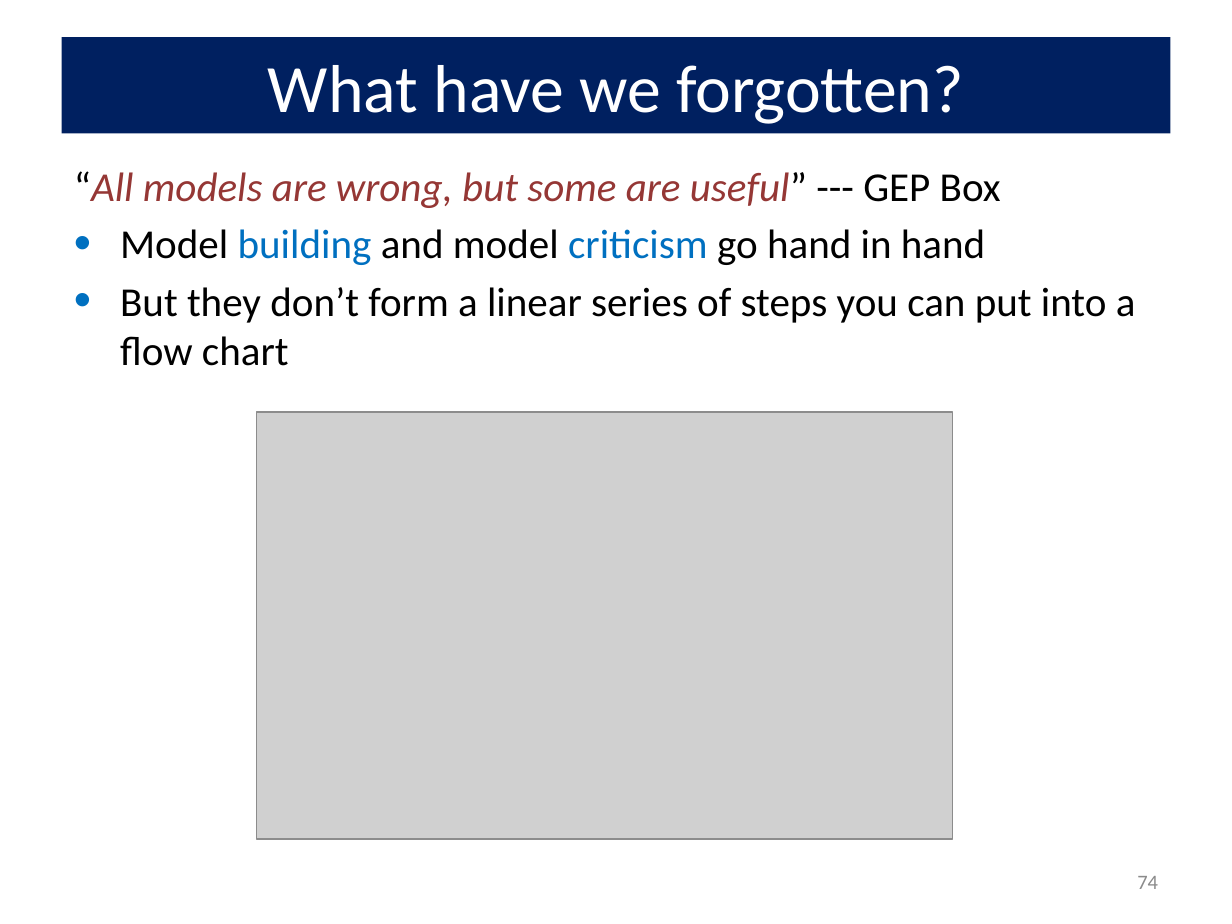
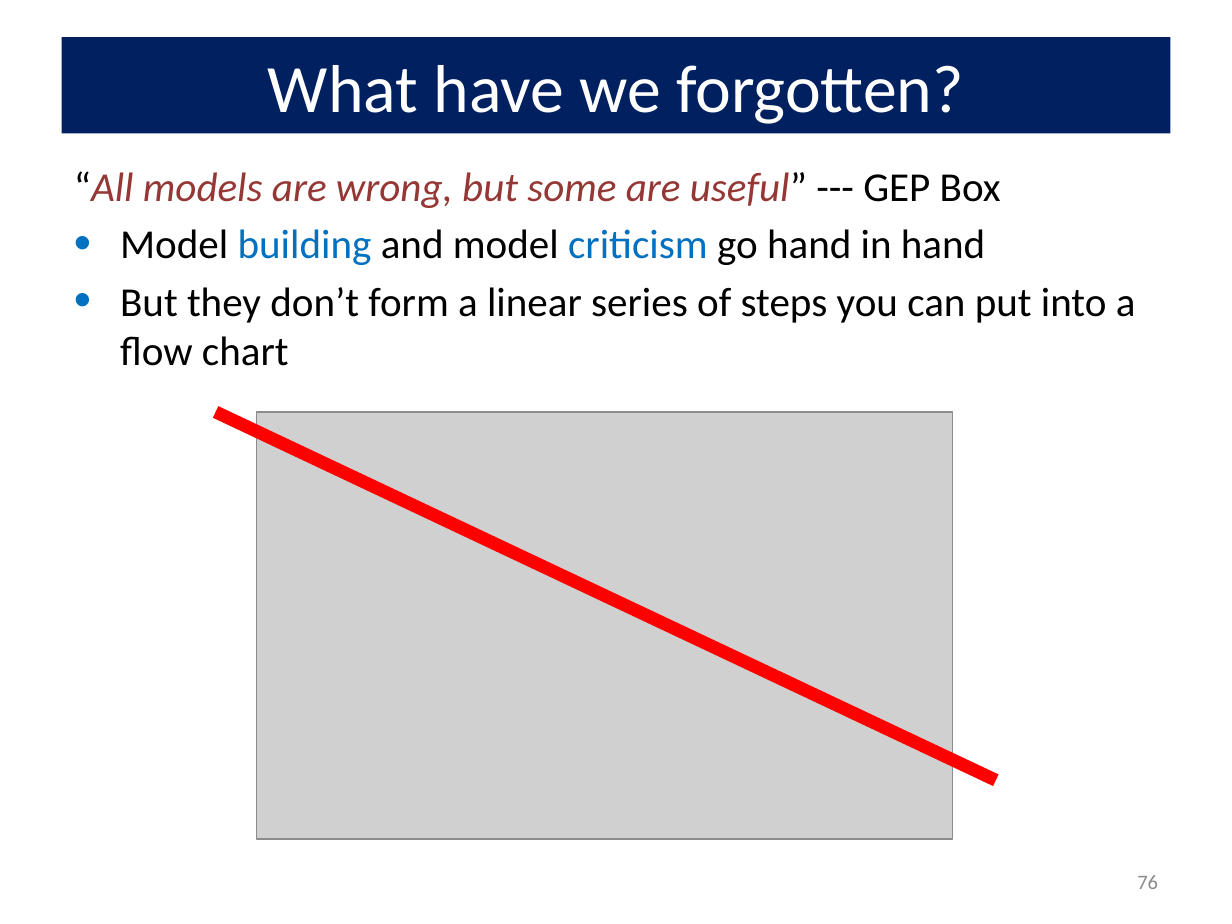
Before and after one commit to friendly/psy6136, a slide deck: slide 76 of lectures/09-CountData.pptx (slide 74 before the commit). Drawn at 1232x924 pixels with LibreOffice and Linux fonts; fonts in the diff are those of the drawing; grey boxes stand for pictures. Boxes give left, top, right and bottom in pixels: in the first picture for what was removed or moved away, otherwise in the second. Text is boxed around its words. In the diff, an @@ line names an element or a change of style, - is before the commit and + after.

```diff
--- a/lectures/09-CountData.pptx
+++ b/lectures/09-CountData.pptx
@@ line added from (216, 411) to (995, 780), #FF0000 7.5 pt @@
@@ page number at <box>1137,875,1158,889</box>: text changed @@
-74
+76
```
Also in this commit, not shown: 9 other slides changed, 2 slides added, 4 other files.
